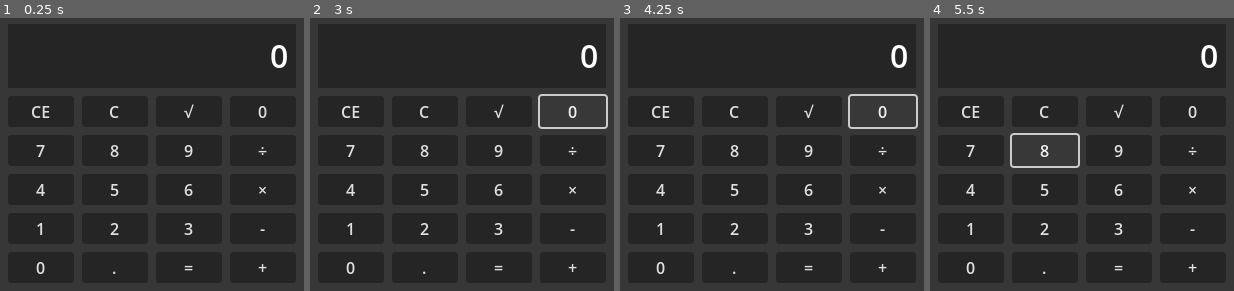
Above: before the commit, frames 1-4 (left to right).
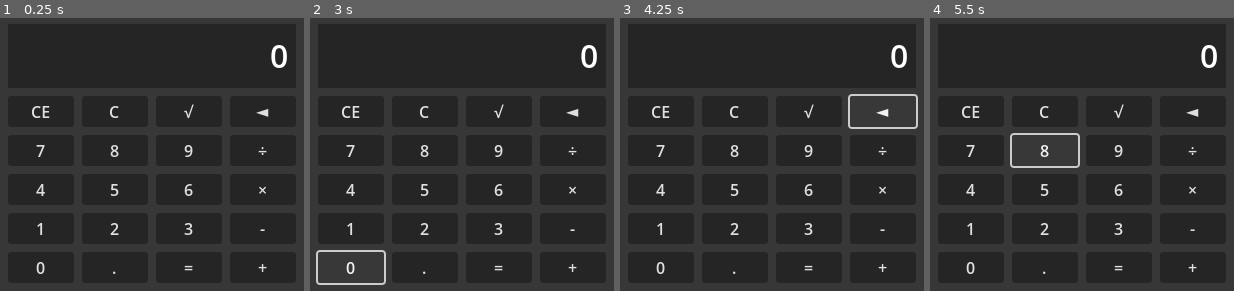
Above: after the commit, the same moments.

Repository: pmatos2000/godot_calculator
Game: Godot game, scene res://calculator.tscn
Two runs of this game, one before a commit and one after it. Both use one fixed random seed, a clock stepped at 60 frames per second and the inputs below.
Inputs (mouse positions are in pixels of both pictures, inside the frame that each line leads up to):
- Up to frame 1 (0.25 s): no input
- Up to frame 2 (3 s): click "CE" at 0.5 s; click "C" at 1.25 s; click "√" at 2 s; click "0" at 2.75 s
- Up to frame 3 (4.25 s): click (884, 110) at 3.5 s, where only the run after the commit has a clickable "◄"
- Up to frame 4 (5.5 s): click "7" at 4.25 s; click "8" at 5 s

The runs differ from the first frame. In frame 1, 0.1% of the frame differs, in the area x 84-89%, y 32-37%; in frame 2, 1.1%, in the area x 1-99%, y 27-98%; in frame 3, 0.1%; in frame 4, 0.1%.

Commit message:
Adicionando grupos aos botões

Diff:
--- /dev/null
+++ b/calculator.gd
@@ -0,0 +1,7 @@
+extends Control
+
+const NAME_GROUP_BUTTON := "button";
+
+func _ready():
+	for button in get_tree().get_nodes_in_group(NAME_GROUP_BUTTON):
+		print(button.name)
--- a/calculator.tscn
+++ b/calculator.tscn
@@ -1,4 +1,6 @@
-[gd_scene format=3 uid="uid://0xw6hcfmca1x"]
+[gd_scene load_steps=2 format=3 uid="uid://0xw6hcfmca1x"]
+
+[ext_resource type="Script" path="res://calculator.gd" id="1_8dm0k"]
 
 [node name="Calculator" type="Control"]
 layout_mode = 3
@@ -7,6 +9,7 @@
 anchor_bottom = 1.0
 grow_horizontal = 2
 grow_vertical = 2
+script = ExtResource("1_8dm0k")
 
 [node name="Background" type="ColorRect" parent="."]
 layout_mode = 1
@@ -62,126 +65,126 @@
 theme_override_constants/v_separation = 8
 columns = 4
 
-[node name="CE" type="Button" parent="Background/MarginContainer/VBoxContainer/GridContainer"]
+[node name="CE" type="Button" parent="Background/MarginContainer/VBoxContainer/GridContainer" groups=["button"]]
 layout_mode = 2
 size_flags_horizontal = 3
 size_flags_vertical = 3
 text = "CE"
 
-[node name="C" type="Button" parent="Background/MarginContainer/VBoxContainer/GridContainer"]
+[node name="C" type="Button" parent="Background/MarginContainer/VBoxContainer/GridContainer" groups=["button"]]
 layout_mode = 2
 size_flags_horizontal = 3
 size_flags_vertical = 3
 text = "C"
 
-[node name="Inverso" type="Button" parent="Background/MarginContainer/VBoxContainer/GridContainer"]
+[node name="Inverso" type="Button" parent="Background/MarginContainer/VBoxContainer/GridContainer" groups=["button"]]
 layout_mode = 2
 size_flags_horizontal = 3
 size_flags_vertical = 3
 text = "√"
 
-[node name="Button3" type="Button" parent="Background/MarginContainer/VBoxContainer/GridContainer"]
+[node name="Backspace" type="Button" parent="Background/MarginContainer/VBoxContainer/GridContainer" groups=["button"]]
 layout_mode = 2
 size_flags_horizontal = 3
 size_flags_vertical = 3
-text = "0"
+text = "◄"
 
-[node name="7" type="Button" parent="Background/MarginContainer/VBoxContainer/GridContainer"]
+[node name="7" type="Button" parent="Background/MarginContainer/VBoxContainer/GridContainer" groups=["button"]]
 layout_mode = 2
 size_flags_horizontal = 3
 size_flags_vertical = 3
 text = "7
 "
 
-[node name="8" type="Button" parent="Background/MarginContainer/VBoxContainer/GridContainer"]
+[node name="8" type="Button" parent="Background/MarginContainer/VBoxContainer/GridContainer" groups=["button"]]
 layout_mode = 2
 size_flags_horizontal = 3
 size_flags_vertical = 3
 text = "8
 "
 
-[node name="9" type="Button" parent="Background/MarginContainer/VBoxContainer/GridContainer"]
+[node name="9" type="Button" parent="Background/MarginContainer/VBoxContainer/GridContainer" groups=["button"]]
 layout_mode = 2
 size_flags_horizontal = 3
 size_flags_vertical = 3
 text = "9"
 
-[node name="Dividir" type="Button" parent="Background/MarginContainer/VBoxContainer/GridContainer"]
+[node name="Dividir" type="Button" parent="Background/MarginContainer/VBoxContainer/GridContainer" groups=["button"]]
 layout_mode = 2
 size_flags_horizontal = 3
 size_flags_vertical = 3
 text = "÷"
 
-[node name="4" type="Button" parent="Background/MarginContainer/VBoxContainer/GridContainer"]
+[node name="4" type="Button" parent="Background/MarginContainer/VBoxContainer/GridContainer" groups=["button"]]
 layout_mode = 2
 size_flags_horizontal = 3
 size_flags_vertical = 3
 text = "4
 "
 
-[node name="5" type="Button" parent="Background/MarginContainer/VBoxContainer/GridContainer"]
+[node name="5" type="Button" parent="Background/MarginContainer/VBoxContainer/GridContainer" groups=["button"]]
 layout_mode = 2
 size_flags_horizontal = 3
 size_flags_vertical = 3
 text = "5"
 
-[node name="6" type="Button" parent="Background/MarginContainer/VBoxContainer/GridContainer"]
+[node name="6" type="Button" parent="Background/MarginContainer/VBoxContainer/GridContainer" groups=["button"]]
 layout_mode = 2
 size_flags_horizontal = 3
 size_flags_vertical = 3
 text = "6"
 
-[node name="Multiplicar" type="Button" parent="Background/MarginContainer/VBoxContainer/GridContainer"]
+[node name="Multiplicar" type="Button" parent="Background/MarginContainer/VBoxContainer/GridContainer" groups=["button"]]
 layout_mode = 2
 size_flags_horizontal = 3
 size_flags_vertical = 3
 text = "×"
 
-[node name="1" type="Button" parent="Background/MarginContainer/VBoxContainer/GridContainer"]
+[node name="1" type="Button" parent="Background/MarginContainer/VBoxContainer/GridContainer" groups=["button"]]
 layout_mode = 2
 size_flags_horizontal = 3
 size_flags_vertical = 3
 text = "1"
 
-[node name="2" type="Button" parent="Background/MarginContainer/VBoxContainer/GridContainer"]
+[node name="2" type="Button" parent="Background/MarginContainer/VBoxContainer/GridContainer" groups=["button"]]
 layout_mode = 2
 size_flags_horizontal = 3
 size_flags_vertical = 3
 text = "2"
 
-[node name="3" type="Button" parent="Background/MarginContainer/VBoxContainer/GridContainer"]
+[node name="3" type="Button" parent="Background/MarginContainer/VBoxContainer/GridContainer" groups=["button"]]
 layout_mode = 2
 size_flags_horizontal = 3
 size_flags_vertical = 3
 text = "3"
 
-[node name="Subtrair" type="Button" parent="Background/MarginContainer/VBoxContainer/GridContainer"]
+[node name="Subtrair" type="Button" parent="Background/MarginContainer/VBoxContainer/GridContainer" groups=["button"]]
 layout_mode = 2
 size_flags_horizontal = 3
 size_flags_vertical = 3
 text = "-
 "
 
-[node name="0" type="Button" parent="Background/MarginContainer/VBoxContainer/GridContainer"]
+[node name="0" type="Button" parent="Background/MarginContainer/VBoxContainer/GridContainer" groups=["button"]]
 layout_mode = 2
 size_flags_horizontal = 3
 size_flags_vertical = 3
 text = "0"
 
-[node name="Ponto" type="Button" parent="Background/MarginContainer/VBoxContainer/GridContainer"]
+[node name="Ponto" type="Button" parent="Background/MarginContainer/VBoxContainer/GridContainer" groups=["button"]]
 layout_mode = 2
 size_flags_horizontal = 3
 size_flags_vertical = 3
 text = "."
 
-[node name="Igual" type="Button" parent="Background/MarginContainer/VBoxContainer/GridContainer"]
+[node name="Igual" type="Button" parent="Background/MarginContainer/VBoxContainer/GridContainer" groups=["button"]]
 layout_mode = 2
 size_flags_horizontal = 3
 size_flags_vertical = 3
 text = "=
 "
 
-[node name="Somar" type="Button" parent="Background/MarginContainer/VBoxContainer/GridContainer"]
+[node name="Somar" type="Button" parent="Background/MarginContainer/VBoxContainer/GridContainer" groups=["button"]]
 layout_mode = 2
 size_flags_horizontal = 3
 size_flags_vertical = 3
Not shown, changed: .gitignore
